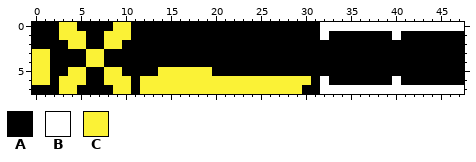
Two versions of one pixel-art file, Leds/Face designs/Animation Sprites/Dead.aseprite. That is the earlier state.
48x8 pixels, 1 frame.
Visible layers, top first: "Layer 1", "Background".
Palette (. is transparent): A #000000  B #ffffff  C #fbf236
Pixels before, first column x 0:
0 AAACCAAAACCAAAAAAAAAAAAAAAAAAAAABBBBBBBBBBBBBBBB
1 AAACCCAACCCAAAAAAAAAAAAAAAAAAAAABAAAAAAABAAAAAAA
2 AAAACCAACCAAAAAAAAAAAAAAAAAAAAAAAAAAAAAAAAAAAAAA
3 CCAAAACCAAAAAAAAAAAAAAAAAAAAAAAAAAAAAAAAAAAAAAAA
4 CCAAAACCAAAAAAAAAAAAAAAAAAAAAAAAAAAAAAAAAAAAAAAA
5 CCAACCAACCAAAACCCCCCAAAAAAAAAAAAAAAAAAAAAAAAAAAA
6 CCACCCAACCCACCCCCCCCCCCCCCCCCCCABAAAAAAABAAAAAAA
7 AAACCAAAACCACCCCCCCCCCCCCCCCCCAABBBBBBBBBBBBBBBB
New version:
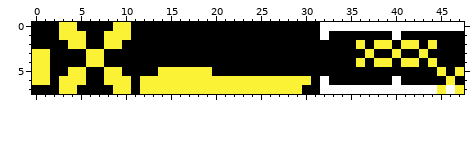
Change:
Changed rows in their new state; - is an unchanged pixel.
Layer "Background":
first column x 36:
2 C-CC-CC-C---
3 -C--C--C----
4 C-CC-CC-C---
5 ---------C-C
6 ----------C-
7 ---------C-C
Pixel boxes of the changes (left, top, right, bottom) in both pictures:
changed: (356, 40, 464, 94)
